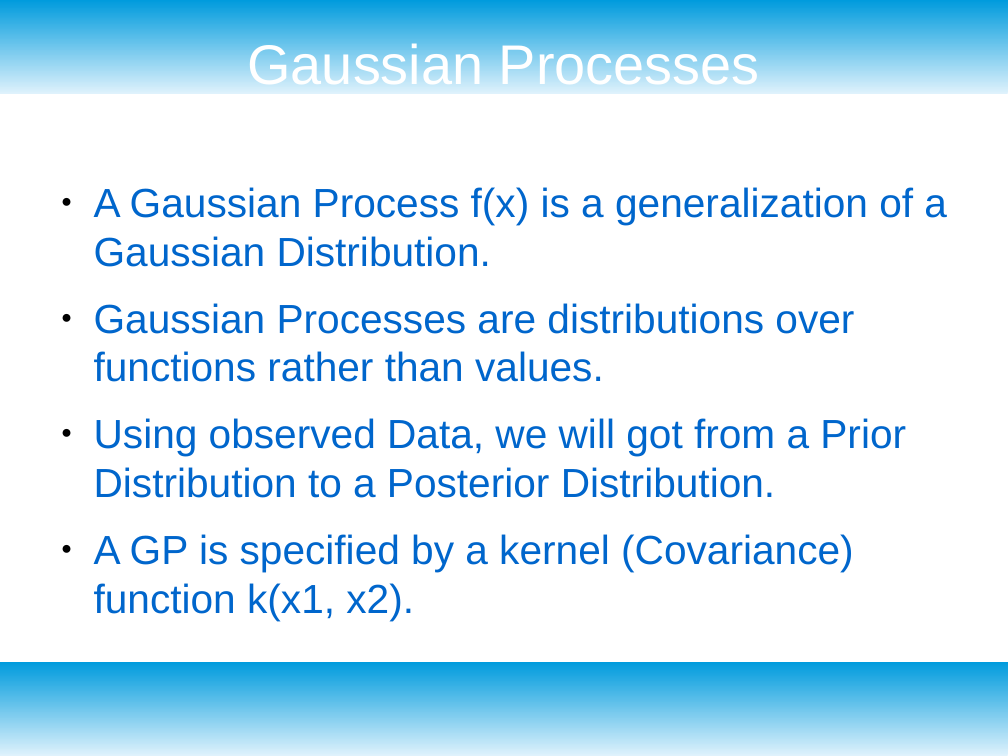
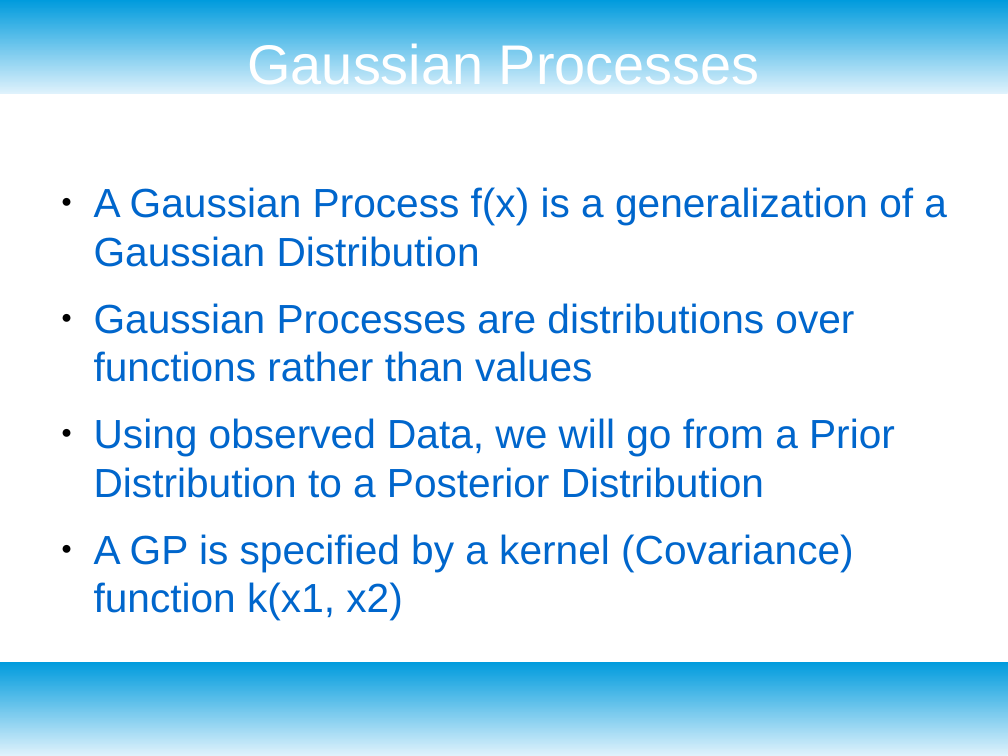
Before and after one commit to dataronio/ThinkfulCapstone, a slide deck: slide 9 of CapstoneDeck.odp (slide 8 before the commit). Drawn at 1008x756 pixels with LibreOffice and Linux fonts; fonts in the diff are those of the drawing. Boxes give left, top, right and bottom in pixels: in the first picture for what was removed or moved away, otherwise in the second. Text is boxed around its words. In the diff, an @@ line names an element or a change of style, - is before the commit and + after.

```diff
--- a/CapstoneDeck.odp
+++ b/CapstoneDeck.odp
@@ text at bbox=[94, 187, 947, 620]: text changed @@
-● A Gaussian Process f(x) is a generalization of a Gaussian Distribution.
-● Gaussian Processes are distributions over functions rather than values.
-● Using observed Data, we will got from a Prior Distribution to a Posterior Distribution.
-● A GP is specified by a kernel (Covariance) function k(x1, x2).
+● A Gaussian Process f(x) is a generalization of a Gaussian Distribution
+● Gaussian Processes are distributions over functions rather than values
+● Using observed Data, we will go from a Prior Distribution to a Posterior Distribution
+● A GP is specified by a kernel (Covariance) function k(x1, x2)
```
Also in this commit, not shown: 12 other slides changed, 15 slides added, 1 slide removed, 10 other files.
